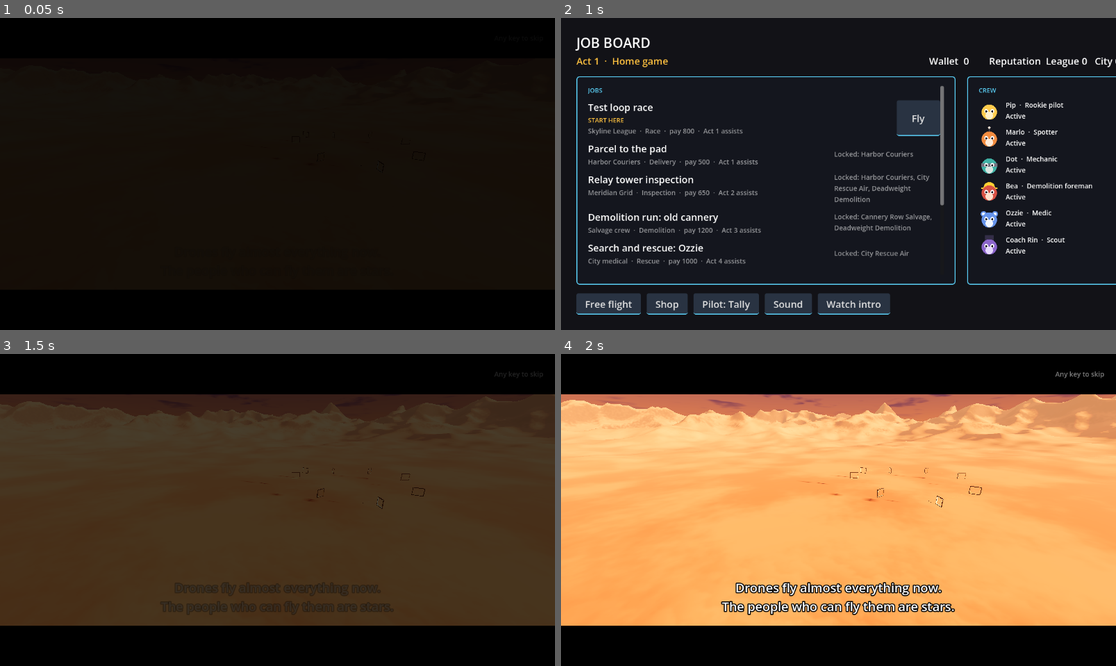
Above: before the commit, frames 1-4 (two rows, left to right).
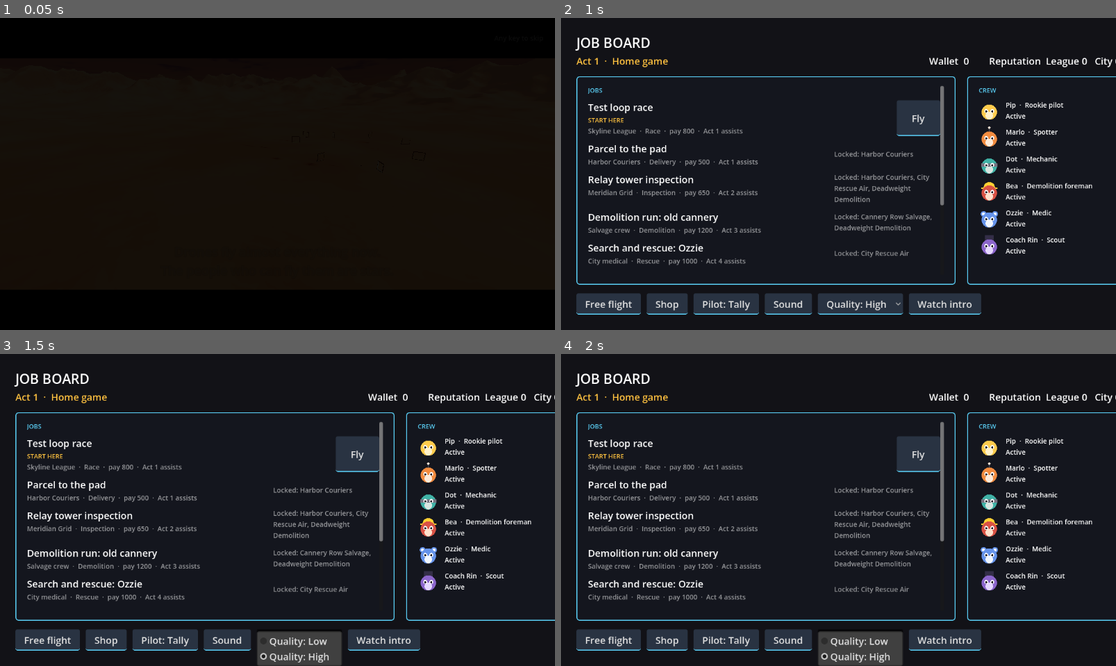
Above: after the commit, the same moments.

Repository: avdrav1/drone-sports
Game: Godot game, scene res://scenes/story/intro.tscn
The game is run twice, just before and just after one commit, with the same random seed, the same clock (stepped at 60 frames per second) and the same inputs.
Inputs (mouse positions are in pixels of both pictures, inside the frame that each line leads up to):
- Up to frame 1 (0.05 s): no input
- Up to frame 2 (1 s): tap Enter (ui_accept) at 0.5, 0.77 s; move the mouse to (960, 158) at 0.52 s; hold Right (roll_right) from 0.53 s (still down); hold C (cycle_camera) from 0.53 s (still down); click (960, 158) at 0.67 s
- Up to frame 3 (1.5 s): release Right (roll_right) at 1.25 s; release C (cycle_camera) at 1.25 s; click (299, 641) at 1.25 s, where only the run after the commit has a clickable "Quality: High"
- Up to frame 4 (2 s): no input

Frame 1 is identical in both runs. In frame 2, 1.2% of the frame differs, in the area x 47-76%, y 88-96%; in frame 3, 80%; in frame 4, 80%, in the area x 0-100%, y 5-100%.

Commit message:
Story 15.1: Quality tier
Co-Authored-By: Claude Opus 5.5 <noreply@anthropic.com>

Diff:
--- a/scenes/world/golden_hour.tscn
+++ b/scenes/world/golden_hour.tscn
@@ -1,8 +1,10 @@
-[gd_scene load_steps=2 format=3]
+[gd_scene load_steps=3 format=3]
 
 [ext_resource type="Environment" path="res://data/world/golden_hour.tres" id="1_env"]
+[ext_resource type="Script" path="res://scripts/world/golden_hour.gd" id="2_script"]
 
 [node name="GoldenHour" type="Node3D"]
+script = ExtResource("2_script")
 
 [node name="WorldEnvironment" type="WorldEnvironment" parent="."]
 environment = ExtResource("1_env")
--- a/scripts/game_settings.gd
+++ b/scripts/game_settings.gd
@@ -7,6 +7,8 @@
 ## Bus name -> linear volume 0..1 (Story 14.1). Missing buses play at 1.
 static var volumes := {}
 static var muted := false
+## Renderer extras (Story 15.1): Quality.Tier. High on desktop; the web is always Low.
+static var quality: int = default_quality()
 
 ## The stack to actually apply once settings are taken into account.
 static func effective_stack(stack: AssistStack) -> AssistStack:
@@ -14,16 +16,23 @@
 
 static func save() -> void:
 	SaveGame.write_section("settings", {"expert_all_assists_off": expert_all_assists_off,
-		"volumes": volumes, "muted": muted})
+		"volumes": volumes, "muted": muted, "quality": quality})
 
 static func load_saved() -> void:
 	var saved = SaveGame.read_section("settings", {})
 	expert_all_assists_off = saved is Dictionary and bool(saved.get("expert_all_assists_off", false))
 	volumes = {}
 	muted = false
+	quality = default_quality()
 	if saved is Dictionary:
 		var v = saved.get("volumes", {})
 		if v is Dictionary:
 			for k in v:
 				volumes[String(k)] = clampf(float(v[k]), 0.0, 1.0)
 		muted = bool(saved.get("muted", false))
+		if not OS.has_feature("web"):
+			quality = clampi(int(saved.get("quality", quality)), Quality.Tier.LOW, Quality.Tier.HIGH)
+
+## High on desktop, Low on the web build.
+static func default_quality() -> int:
+	return Quality.Tier.LOW if OS.has_feature("web") else Quality.Tier.HIGH
--- a/scripts/ui/job_board.gd
+++ b/scripts/ui/job_board.gd
@@ -113,6 +113,11 @@
 func fly(job: Job) -> void:
 	if Career.can_fly(job) and job.scene:
 		get_tree().change_scene_to_file(job.scene)
+
+## Picks the renderer tier (Quality.Tier) and saves it; scenes loaded after use it.
+func set_quality(tier: int) -> void:
+	GameSettings.quality = tier
+	GameSettings.save()
 
 func free_flight() -> void:
 	get_tree().change_scene_to_file(FREE_FLIGHT)
@@ -319,6 +324,15 @@
 	sound_button.text = "Sound"
 	sound_button.pressed.connect(func(): sound.open())
 	_footer.add_child(sound_button)
+	# Renderer extras (Story 15.1); the web build is always Low, so no choice there.
+	var quality := OptionButton.new()
+	quality.name = "Quality"
+	quality.add_item("Quality: Low", Quality.Tier.LOW)
+	quality.add_item("Quality: High", Quality.Tier.HIGH)
+	quality.select(quality.get_item_index(GameSettings.quality))
+	quality.item_selected.connect(func(i): set_quality(quality.get_item_id(i)))
+	quality.visible = not OS.has_feature("web")
+	_footer.add_child(quality)
 	var intro := Button.new()
 	intro.name = "WatchIntro"
 	intro.text = "Watch intro"
--- /dev/null
+++ b/scripts/world/golden_hour.gd
@@ -0,0 +1,10 @@
+extends Node3D
+# The shared golden-hour sky and sun. Gives the scene its own copy of the
+# Environment with the quality tier's extras on it (Story 15.1); weather then
+# layers on that copy, and the shared resource is never touched.
+
+func _ready() -> void:
+	var env_node: WorldEnvironment = $WorldEnvironment
+	var env: Environment = env_node.environment.duplicate()
+	Quality.apply(env, $Sun)
+	env_node.environment = env
--- /dev/null
+++ b/scripts/world/quality.gd
@@ -0,0 +1,60 @@
+class_name Quality
+extends RefCounted
+# The renderer extras a scene uses (Story 15.1). High adds what only Forward+
+# has: SSAO, SSIL, SSR, SDFGI, volumetric fog, and longer, softer sun shadows.
+# Low, or any other renderer, turns them all off. The tier is a player setting
+# (GameSettings.quality); the web build is always Low.
+
+enum Tier { LOW, HIGH }
+
+## Sun shadow reach and softness on High; Low keeps the scene's own.
+const HIGH_SHADOW_DISTANCE := 600.0
+const HIGH_SUN_ANGLE := 1.2
+## Bounce light strength; above 1 keeps shaded walls near the Low tier's brightness.
+const SDFGI_ENERGY := 1.6
+## Volumetric fog reach, m; regular fog carries on past it.
+const VOLUMETRIC_LENGTH := 160.0
+## Volumetric density per unit of the Environment's exponential fog density.
+const VOLUMETRIC_PER_FOG := 0.5
+
+## The renderer in use: "forward_plus", "mobile", or "gl_compatibility".
+static func renderer() -> String:
+	return RenderingServer.get_current_rendering_method()
+
+## True when `tier` gets the extras under `method`.
+static func extras_on(tier: int = GameSettings.quality, method: String = renderer()) -> bool:
+	return tier == Tier.HIGH and method == "forward_plus"
+
+## Sets `env`'s extras and `sun`'s shadows for `tier` under `method`. `env` must
+## be a per-scene copy, never the shared resource; `sun` may be null.
+static func apply(env: Environment, sun: DirectionalLight3D, tier: int = GameSettings.quality, method: String = renderer()) -> void:
+	var on := extras_on(tier, method)
+	env.ssao_enabled = on
+	env.ssil_enabled = on
+	env.ssr_enabled = on
+	env.sdfgi_enabled = on
+	env.volumetric_fog_enabled = on
+	if on:
+		env.sdfgi_use_occlusion = true
+		env.sdfgi_cascades = 4
+		env.sdfgi_energy = SDFGI_ENERGY
+		env.ssr_max_steps = 48
+		env.volumetric_fog_length = VOLUMETRIC_LENGTH
+		env.volumetric_fog_anisotropy = 0.6
+	fog(env)
+	if sun:
+		# The scene's own shadow, kept once so Low can go back to it.
+		if not sun.has_meta(&"low_shadow"):
+			sun.set_meta(&"low_shadow", [sun.directional_shadow_max_distance, sun.light_angular_distance])
+		var low: Array = sun.get_meta(&"low_shadow")
+		sun.directional_shadow_max_distance = HIGH_SHADOW_DISTANCE if on else low[0]
+		sun.light_angular_distance = HIGH_SUN_ANGLE if on else low[1]
+
+## Maps `env`'s exponential fog onto its volumetric fog, when that is on, so
+## weather fog reads on both tiers. Weather.apply calls it after each change.
+static func fog(env: Environment) -> void:
+	if not env.volumetric_fog_enabled:
+		return
+	env.volumetric_fog_density = env.fog_density * VOLUMETRIC_PER_FOG if env.fog_enabled else 0.0
+	env.volumetric_fog_albedo = env.fog_light_color
+	env.volumetric_fog_sky_affect = env.fog_sky_affect
--- a/scripts/world/weather.gd
+++ b/scripts/world/weather.gd
@@ -129,4 +129,6 @@
 			env.fog_light_color = Color(w.fog_color, 1.0) if a >= 1.0 else clear.fog_light_color.lerp(Color(w.fog_color, 1.0), a)
 			env.fog_sun_scatter = lerpf(clear.fog_sun_scatter, 0.0, a)
 			env.fog_sky_affect = w.sky_affect if w.sky_affect >= 0.0 else clear.fog_sky_affect
+			# On High the near fog is volumetric too (Story 15.1).
+			Quality.fog(env)
 			env_node.environment = env
--- a/tests/test_changing_weather.gd
+++ b/tests/test_changing_weather.gd
@@ -143,6 +143,8 @@
 	var env_node: WorldEnvironment = s.find_children("*", "WorldEnvironment", true, false)[0]
 	var fog: Weather = load("res://data/weather/fog_bank.tres")
 	var breeze := d.wind
+	# The scene's own copy of the shared sky (Story 15.1).
+	var own := env_node.environment
 	var ev := InputEventAction.new()
 	ev.action = &"cycle_weather"
 	ev.pressed = true
@@ -161,7 +163,7 @@
 	while s.weather_index != -1:
 		s.cycle_weather()
 	state.advance(s.weather_blend_time)
-	var cleared: bool = state.weather == null and env_node.environment == ENV and d.wind == breeze
+	var cleared: bool = state.weather == null and env_node.environment == own and d.wind == breeze
 	var ok: bool = started and halfway and not_yet and reached and cleared
 	if not ok:
 		print("        %s %s(%.4f) %s %s %s" % [started, halfway, mid_fog, not_yet, reached, cleared])
--- a/tests/test_free_flight_weather.gd
+++ b/tests/test_free_flight_weather.gd
@@ -23,7 +23,9 @@
 	var base := ENV.fog_density
 	var fog: Weather = load("res://data/weather/fog_bank.tres")
 	var white: Weather = load("res://data/weather/whiteout.tres")
-	var clear_start: bool = env_node.environment == ENV and breeze != null and not hud.subtitle.contains("Fog")
+	# The scene's own copy of the shared sky (Story 15.1).
+	var own := env_node.environment
+	var clear_start: bool = own != ENV and own.fog_density == ENV.fog_density and breeze != null and not hud.subtitle.contains("Fog")
 	_press(s)
 	var fogged: bool = is_equal_approx(env_node.environment.fog_density, fog.fog_density) and d.wind == fog.wind \
 		and hud.subtitle.contains("Fog bank") and env_node.environment.fog_light_color == fog.fog_color \
@@ -34,7 +36,7 @@
 	# The rest of the presets (Story 13.7), then clear.
 	while s.weather_index != -1:
 		_press(s)
-	var cleared: bool = env_node.environment == ENV and d.wind == breeze and not hud.subtitle.contains("Whiteout")
+	var cleared: bool = env_node.environment == own and d.wind == breeze and not hud.subtitle.contains("Whiteout")
 	var ok: bool = clear_start and fogged and whited and cleared and ENV.fog_density == base and ENV.fog_light_color != fog.fog_color \
 		and ControlsHelp.key_text(&"cycle_weather") == "E"
 	if not ok:
--- /dev/null
+++ b/tests/test_quality.gd
@@ -0,0 +1,102 @@
+extends RefCounted
+# Story 15.1: a Quality setting (Low, High) picking each scene's renderer extras.
+
+const Sim = preload("res://tests/sim.gd")
+const ENV_PATH := "res://data/world/golden_hour.tres"
+const WORLD := "res://scenes/world/golden_hour.tscn"
+
+func _extras(env: Environment) -> Array:
+	return [env.ssao_enabled, env.ssil_enabled, env.ssr_enabled, env.sdfgi_enabled, env.volumetric_fog_enabled]
+
+func _world(tier: int) -> Node:
+	var before := GameSettings.quality
+	GameSettings.quality = tier
+	var w: Node = Sim.add(load(WORLD).instantiate())
+	GameSettings.quality = before
+	return w
+
+func test_quality_saves_and_reloads() -> bool:
+	var b: JobBoard = Sim.add(load("res://scenes/ui/job_board.tscn").instantiate())
+	await Sim.process_frames(1)
+	var pick: OptionButton = b.find_child("Quality", true, false)
+	pick.select(pick.get_item_index(Quality.Tier.LOW))
+	pick.item_selected.emit(pick.selected)
+	var shown := pick.visible
+	b.free()
+	GameSettings.quality = Quality.Tier.HIGH
+	SaveGame.load_all(Sim.tree())
+	var low := GameSettings.quality == Quality.Tier.LOW
+	GameSettings.quality = Quality.Tier.HIGH
+	GameSettings.save()
+	SaveGame.load_all(Sim.tree())
+	var high := GameSettings.quality == Quality.Tier.HIGH
+	return low and high and shown and GameSettings.default_quality() == Quality.Tier.HIGH
+
+func test_high_under_forward_plus_turns_every_extra_on() -> bool:
+	var env: Environment = load(ENV_PATH).duplicate()
+	var sun := DirectionalLight3D.new()
+	sun.directional_shadow_max_distance = 250.0
+	Quality.apply(env, sun, Quality.Tier.HIGH, "forward_plus")
+	var ok: bool = _extras(env) == [true, true, true, true, true] \
+		and sun.directional_shadow_max_distance > 250.0 and sun.light_angular_distance > 0.0
+	sun.free()
+	return ok
+
+func test_low_or_compatibility_turns_every_extra_off() -> bool:
+	var ok := true
+	for c in [[Quality.Tier.LOW, "forward_plus"], [Quality.Tier.HIGH, "gl_compatibility"], [Quality.Tier.LOW, "gl_compatibility"]]:
+		var env: Environment = load(ENV_PATH).duplicate()
+		var sun := DirectionalLight3D.new()
+		sun.directional_shadow_max_distance = 250.0
+		# From High back down, so Low has to undo it.
+		Quality.apply(env, sun, Quality.Tier.HIGH, "forward_plus")
+		Quality.apply(env, sun, c[0], c[1])
+		ok = ok and _extras(env) == [false, false, false, false, false] \
+			and sun.directional_shadow_max_distance == 250.0 and sun.light_angular_distance == 0.0
+		sun.free()
+	return ok and not Quality.extras_on(Quality.Tier.HIGH, "mobile")
+
+func test_scene_follows_the_setting() -> bool:
+	var hi := _world(Quality.Tier.HIGH)
+	var lo := _world(Quality.Tier.LOW)
+	var hi_env: Environment = hi.get_node("WorldEnvironment").environment
+	var lo_env: Environment = lo.get_node("WorldEnvironment").environment
+	# Headless runs report Forward+; the tier alone decides here.
+	var on := Quality.renderer() == "forward_plus"
+	var ok: bool = _extras(hi_env) == [on, on, on, on, on] and _extras(lo_env) == [false, false, false, false, false]
+	hi.free()
+	lo.free()
+	return ok
+
+func test_shared_environment_untouched_on_disk() -> bool:
+	var before := FileAccess.get_file_as_string(ENV_PATH)
+	var shared: Environment = load(ENV_PATH)
+	var shared_extras := _extras(shared)
+	var hi := _world(Quality.Tier.HIGH)
+	var lo := _world(Quality.Tier.LOW)
+	var ok: bool = hi.get_node("WorldEnvironment").environment != shared \
+		and lo.get_node("WorldEnvironment").environment != shared
+	hi.free()
+	lo.free()
+	var on_disk: Environment = ResourceLoader.load(ENV_PATH, "", ResourceLoader.CACHE_MODE_IGNORE)
+	return ok and FileAccess.get_file_as_string(ENV_PATH) == before and _extras(shared) == shared_extras \
+		and _extras(on_disk) == shared_extras
+
+func test_weather_fog_applies_on_both_tiers() -> bool:
+	var fog: Weather = load("res://data/weather/fog_bank.tres")
+	var ok := true
+	for tier in [Quality.Tier.LOW, Quality.Tier.HIGH]:
+		var w := _world(tier)
+		Weather.apply(fog, null, w)
+		var env: Environment = w.get_node("WorldEnvironment").environment
+		var fogged: bool = is_equal_approx(env.fog_density, fog.fog_density) and env.fog_light_color == fog.fog_color
+		if env.volumetric_fog_enabled:
+			fogged = fogged and tier == Quality.Tier.HIGH and is_equal_approx(env.volumetric_fog_density, fog.fog_density * Quality.VOLUMETRIC_PER_FOG) \
+				and env.volumetric_fog_albedo == fog.fog_color
+		Weather.apply(null, null, w)
+		var cleared: bool = is_equal_approx(w.get_node("WorldEnvironment").environment.fog_density, load(ENV_PATH).fog_density)
+		if not (fogged and cleared):
+			push_warning("tier %d: fogged %s cleared %s" % [tier, fogged, cleared])
+		ok = ok and fogged and cleared
+		w.free()
+	return ok
Not shown, added: scripts/world/golden_hour.gd.uid
Not shown, added: scripts/world/quality.gd.uid
Not shown, added: tests/test_quality.gd.uid
Not shown, changed: docs/BACKLOG.md
